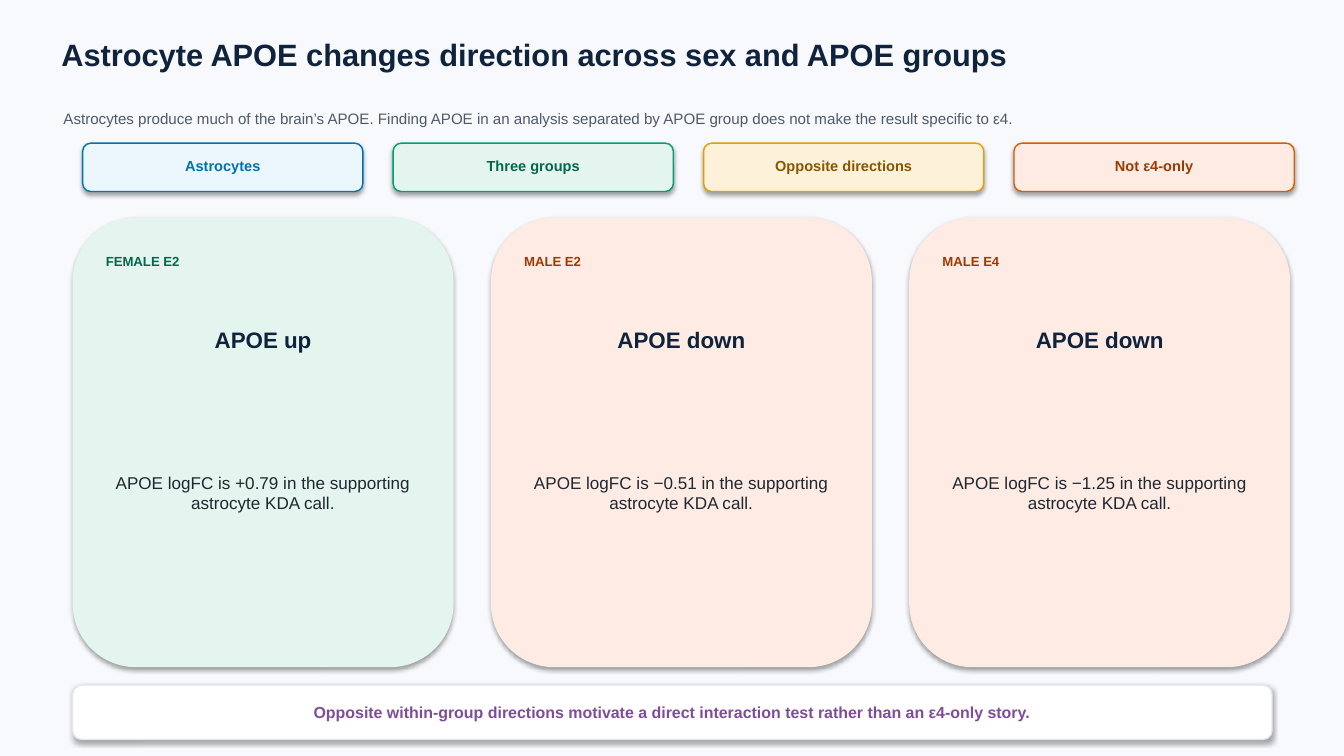
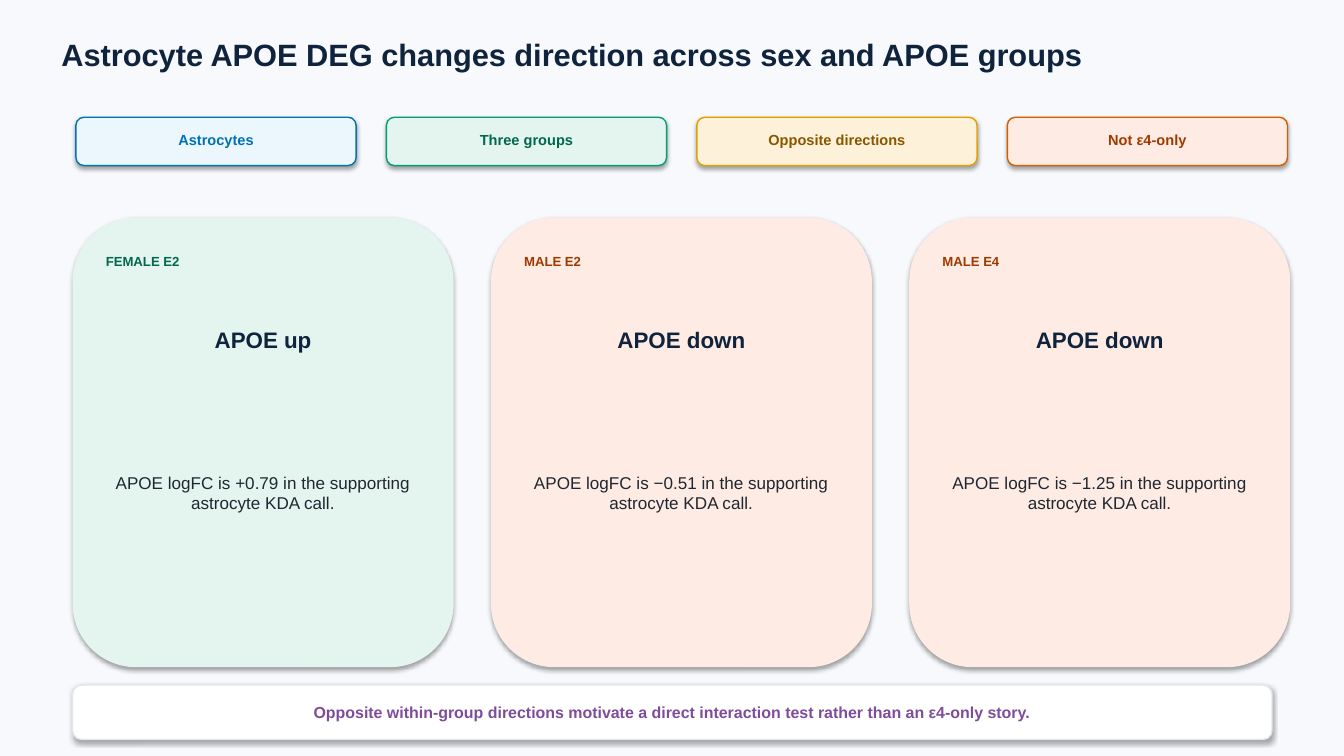
Before and after one commit to ericzhuang2010/alzheimer, a slide deck: slide 144 of docs/presentations/09162026/09162026_sex_apoe_kda_fine_broad.pptx. Drawn at 1344x756 pixels with LibreOffice and Linux fonts; fonts in the diff are those of the drawing. Boxes give left, top, right and bottom in pixels: in the first picture for what was removed or moved away, otherwise in the second. Text is boxed around its words. In the diff, an @@ line names an element or a change of style, - is before the commit and + after.

```diff
--- a/docs/presentations/09162026/09162026_sex_apoe_kda_fine_broad.pptx
+++ b/docs/presentations/09162026/09162026_sex_apoe_kda_fine_broad.pptx
@@ text at (61,43,1082,71): text changed @@
-Astrocyte APOE changes direction across sex and APOE groups
+Astrocyte APOE DEG changes direction across sex and APOE groups
@@ text removed at (63,113,1012,127) @@
-Astrocytes produce much of the brain’s APOE. Finding APOE in an analysis separated by APOE group does not make the result specific to ε4.
@@ 4 texts, 4 rounded rectangles: place and size @@
-4 texts, 4 rounded rectangles at (83,143,1295,192)
+4 texts, 4 rounded rectangles at (76,117,1288,165)
```
Also in this commit, not shown: 33 other slides changed, 4 other files.
